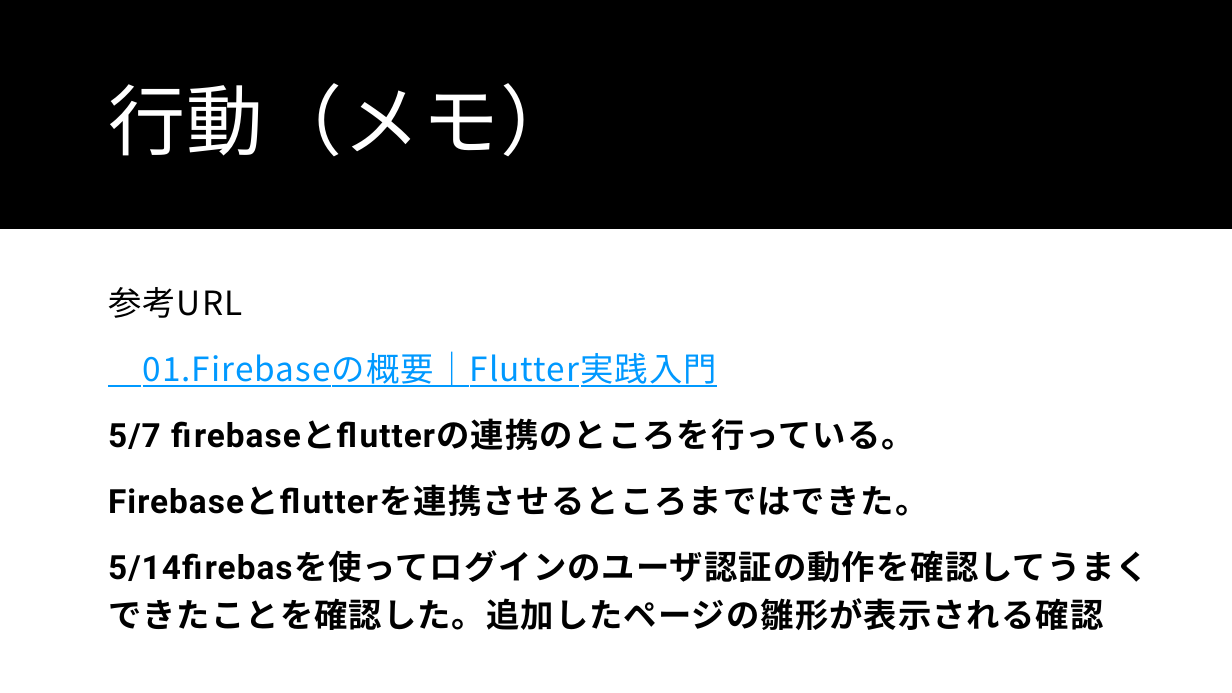
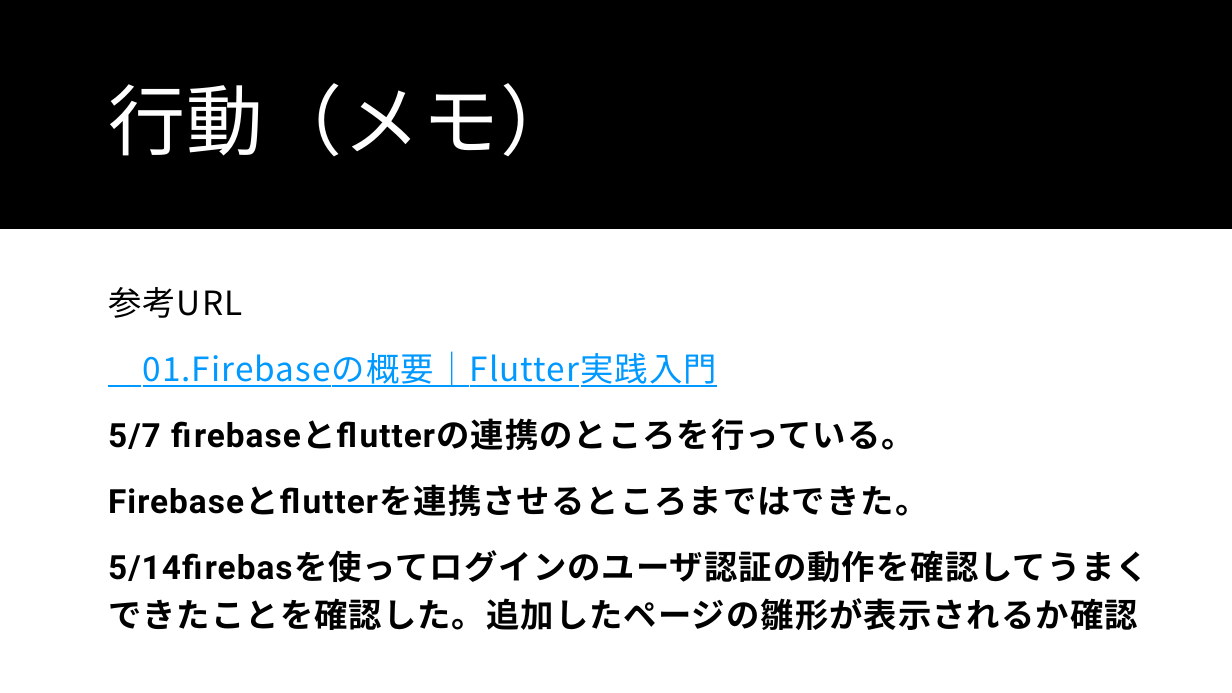
Before and after one commit to Wtnbtkm/flutter_application_1, a slide deck: slide 13 of Flutterの制作仕様書・アイディア（メモ）.pptx (slide 9 before the commit). Drawn at 1232x693 pixels with LibreOffice and Linux fonts; fonts in the diff are those of the drawing. Boxes give left, top, right and bottom in pixels: in the first picture for what was removed or moved away, otherwise in the second. Text is boxed around its words. In the diff, an @@ line names an element or a change of style, - is before the commit and + after.

Commit message:
新たに考えている仕様メモを追加（18P）と今考えているアプリの要件を簡単にまとめて追加（19~21P)

```diff
--- a/Flutterの制作仕様書・アイディア（メモ）.pptx
+++ b/Flutterの制作仕様書・アイディア（メモ）.pptx
@@ text at box(108, 550, 1149, 630): text changed @@
-5/14firebasを使ってログインのユーザ認証の動作を確認してうまくできたことを確認した。追加したページの雛形が表示される確認
+5/14firebasを使ってログインのユーザ認証の動作を確認してうまくできたことを確認した。追加したページの雛形が表示されるか確認
```
Also in this commit, not shown: 5 slides added.
